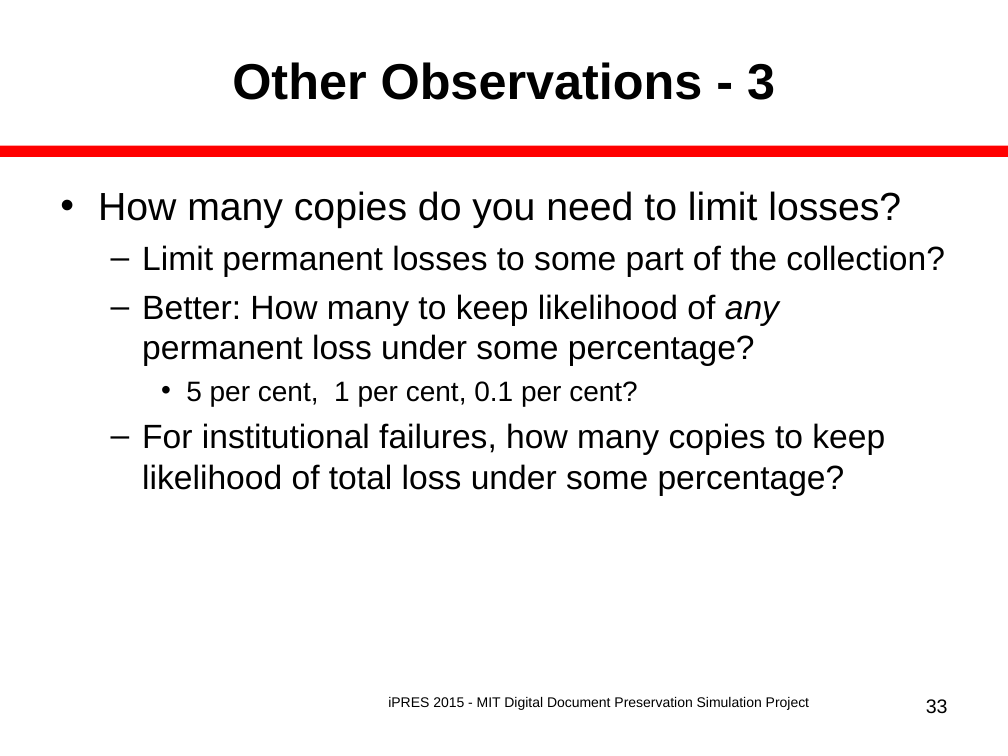
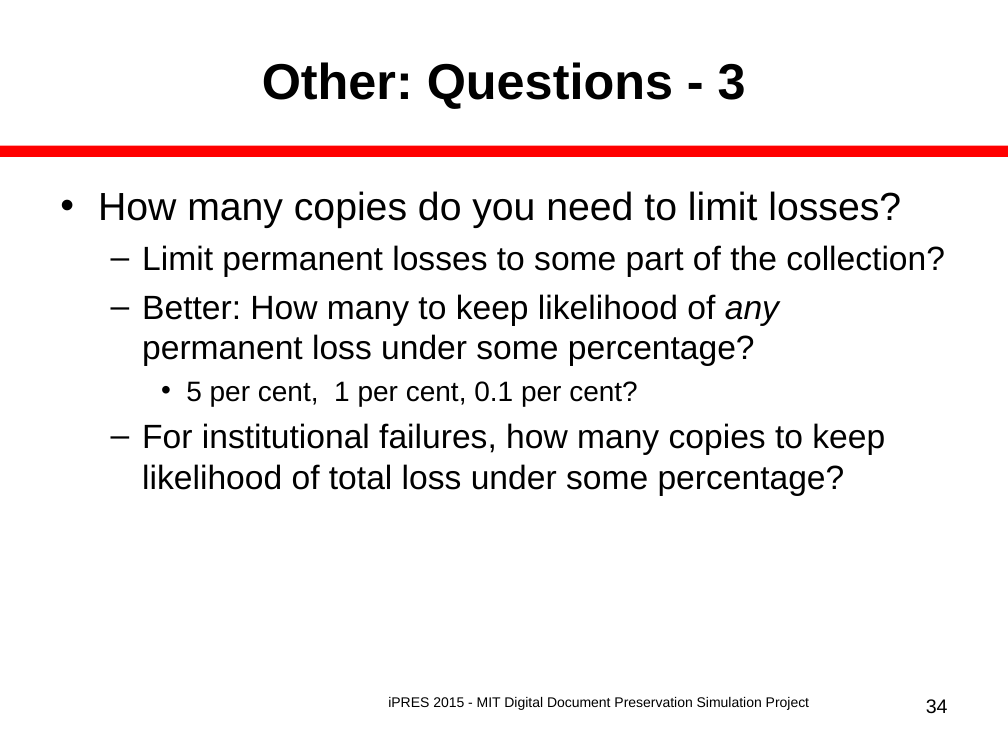
Before and after one commit to MIT-Informatics/PreservationSimulation, a slide deck: slide 34 of shelf/docs/Slides_iPres2015Nov.ppt (slide 33 before the commit). Drawn at 1008x756 pixels with LibreOffice and Linux fonts; fonts in the diff are those of the drawing. Boxes give left, top, right and bottom in pixels: in the first picture for what was removed or moved away, otherwise in the second. Text is boxed around its words. In the diff, an @@ line names an element or a change of style, - is before the commit and + after.

Commit message:
Make final, we hope, changes to slides for NDSA presentation at UNC: - percentage scale on losses, - fake zeros on abscissae, - new curves for recessions and institutional failure losses, - minor wording changes.

```diff
--- a/shelf/docs/Slides_iPres2015Nov.ppt
+++ b/shelf/docs/Slides_iPres2015Nov.ppt
@@ title at bbox=[262, 62, 746, 109]: text changed @@
-Other Observations - 3
+Other: Questions - 3
@@ page number at bbox=[926, 699, 948, 714]: text changed @@
-33
+34
```
Also in this commit, not shown: 9 other slides changed, 1 slide added, 10 other files.
